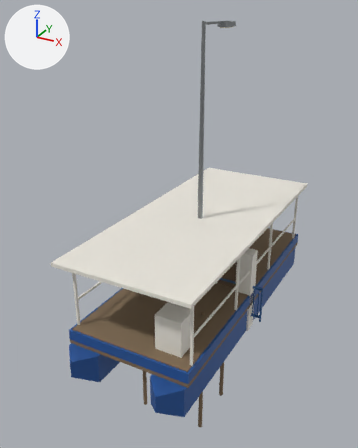
An edit to the glTF model models/slavonia/kit.glb, drawn before and after from the same camera.
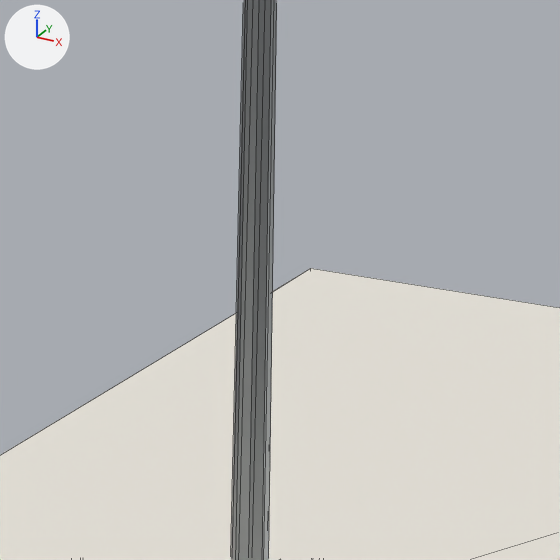
The first picture shows the older version from a camera (50 mm lens) standing at (5.72, -11.65, 8.33) and looking at (-0.54, -0.27, 2.64). The close-ups show the older and then the newer version on the part from 46% to 68% of the width and 29% to 46% of the height of that picture. Only the edits that show in the close-ups are written down. Arrows for +X, +Y and +Z are at upper left; the lights stay in place. The close-ups show mesh edges as thin lines.

Objects in the first close-up: 'excursion', 'lamp'.
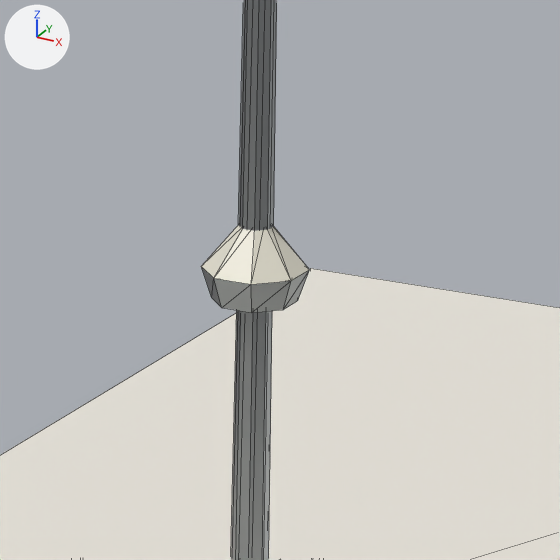
Patch to the scene script:
```diff
--- a/models/slavonia/kit.glb.py
+++ b/models/slavonia/kit.glb.py
@@ me_park_lamp @@
+me_park_lamp.from_pydata(...)  # 40 vertices, 66 faces; spans x -0.18..0.18, y -0.18..0.18, z 0.0..4.5
+# faces by material slot: [44, 22]
+me_park_lamp.materials.append(mat_zinc)  # grey #979b9d
+me_park_lamp.materials.append(mat_lens)  # white #e7e3d3
@@ ob_park_lamp @@
+ob_park_lamp = bpy.data.objects.new('park_lamp', me_park_lamp)
+ob_park_lamp.location = (0.0, 0.0, 0.0)
```

Changed parts and their boxes [x1, y1, x2, y2] in the close-ups (560 x 560 px):
'park_lamp', added
    after: [201, 225, 309, 313]
    faces in mat_lens (white #e7e3d3): [201, 225, 309, 284]
    faces in mat_zinc (grey #979b9d): [201, 267, 309, 313]
